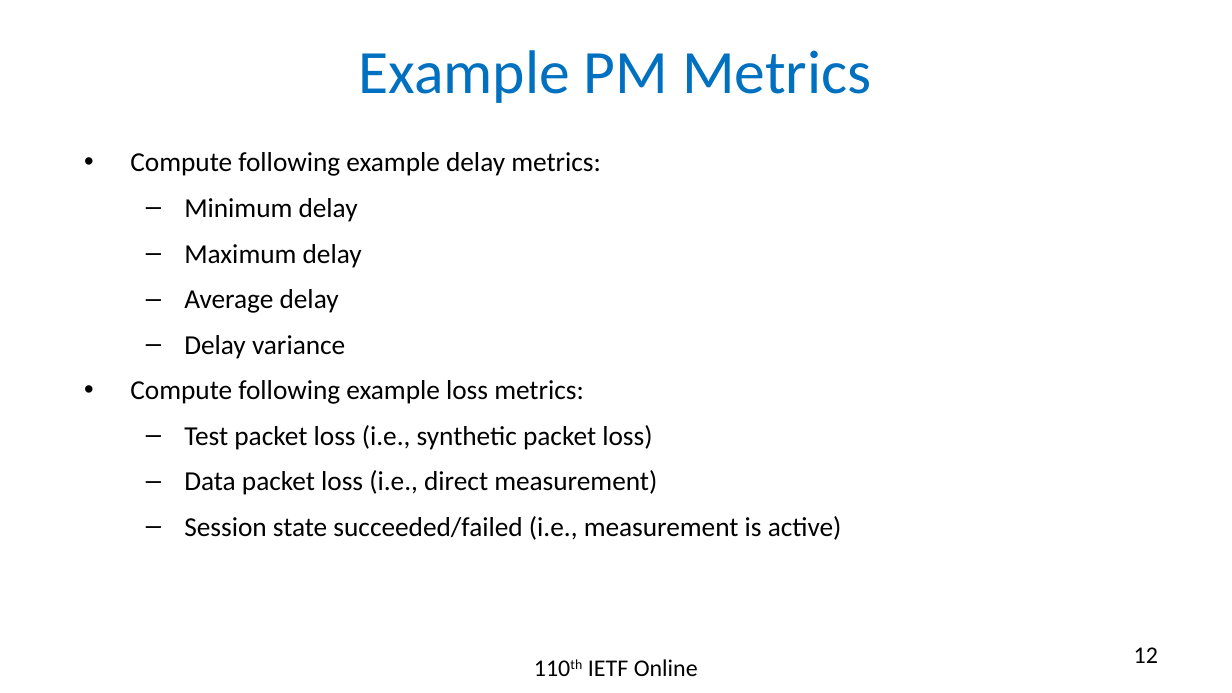
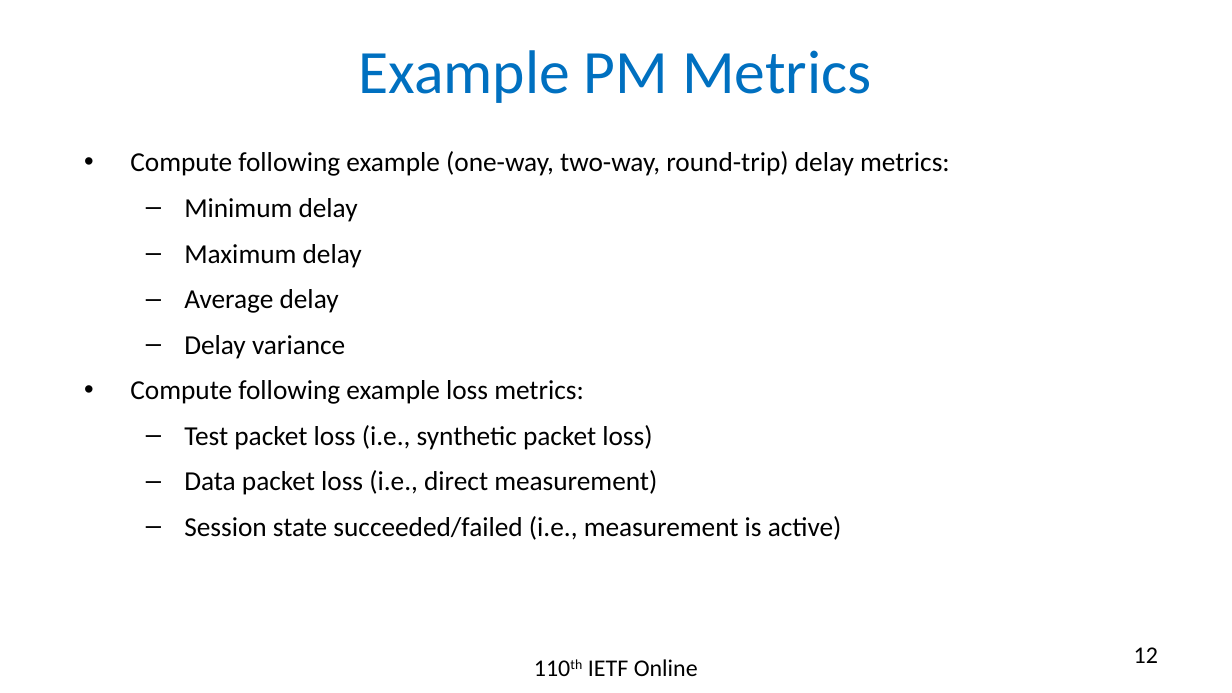
Before and after one commit to rakgandhi/ietf-slides, a slide deck: slide 12 of draft-gandhi-spring-stamp-srpm-05.pptx. Drawn at 1232x693 pixels with LibreOffice and Linux fonts; fonts in the diff are those of the drawing. Boxes give left, top, right and bottom in pixels: in the first picture for what was removed or moved away, otherwise in the second. Text is boxed around its words. In the diff, an @@ line names an element or a change of style, - is before the commit and + after.

```diff
--- a/draft-gandhi-spring-stamp-srpm-05.pptx
+++ b/draft-gandhi-spring-stamp-srpm-05.pptx
@@ text at [130, 151, 950, 176]: text changed @@
-• Compute following example delay metrics:
+• Compute following example (one-way, two-way, round-trip) delay metrics:
```
Also in this commit, not shown: 2 other slides changed, 1 other file.
